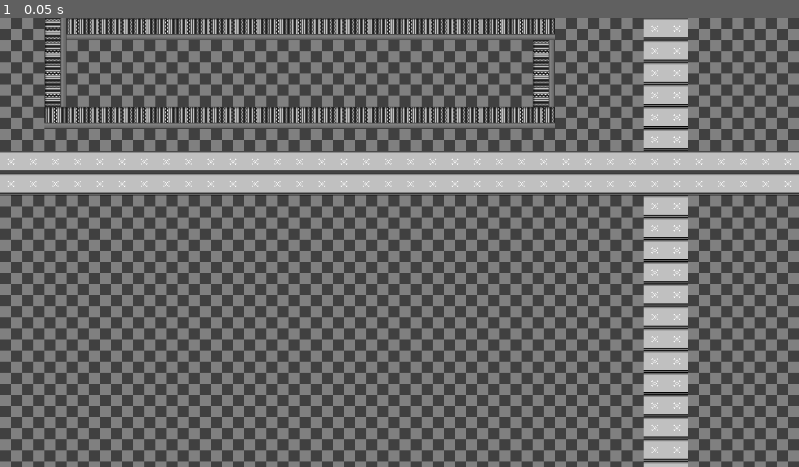
Above: before the commit, frame 1.
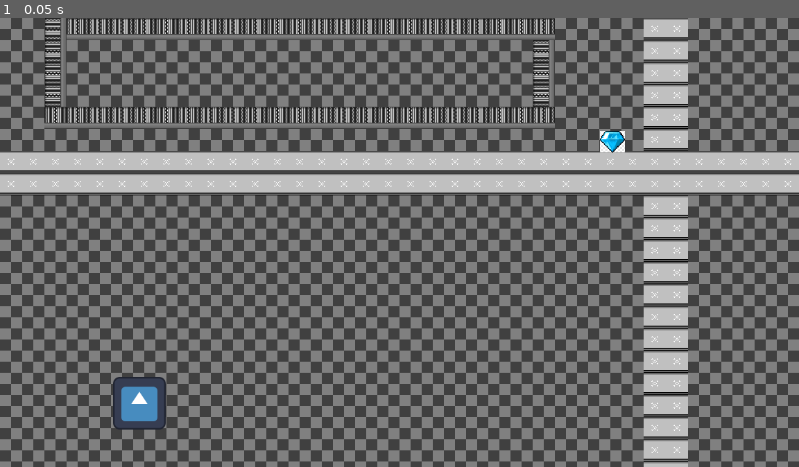
Above: after the commit, the same moment.

Repository: dareios99/berlinjam
Game: Godot game, scene res://main_level.tscn
The game is run twice, just before and just after one commit, with the same random seed, the same clock (stepped at 60 frames per second) and the same inputs. The engine's default icon, where the game draws it, is replaced by a stand-in: a white triangle on a blue panel in a dark square.
Inputs:
- Up to frame 1 (0.05 s): no input

The runs differ from the first frame. In frame 1, 0.8% of the frame differs, in the area x 14-79%, y 25-92%.

Commit message:
Added entity and some treasure

Diff:
--- a/main_level.tscn
+++ b/main_level.tscn
@@ -1,43 +1,98 @@
-[gd_scene load_steps=7 format=3 uid="uid://c6fhnw2t4jnnq"]
+[gd_scene load_steps=11 format=3 uid="uid://c6fhnw2t4jnnq"]
 
 [ext_resource type="Script" path="res://main_level.gd" id="1_78d55"]
 [ext_resource type="Texture2D" uid="uid://tcc0l00g153t" path="res://imgs/white_background.jpg" id="2_6p62r"]
 [ext_resource type="Texture2D" uid="uid://fmu4qfhrudxj" path="res://imgs/object.jpg" id="3_7r7ry"]
 [ext_resource type="Texture2D" uid="uid://cvtyiv5ldg36k" path="res://imgs/Inside Tileset.png" id="4_y34q6"]
+[ext_resource type="Script" path="res://person.gd" id="5_r8dc0"]
+[ext_resource type="Texture2D" uid="uid://cuus3ha26x7tj" path="res://icon.svg" id="6_n6pam"]
+[ext_resource type="PackedScene" uid="uid://cqv6n4k0yfpjw" path="res://shiny_object.tscn" id="7_befto"]
 
 [sub_resource type="TileSetAtlasSource" id="TileSetAtlasSource_7tqhw"]
 texture = ExtResource("4_y34q6")
 texture_region_size = Vector2i(32, 32)
 0:0/0 = 0
+0:0/0/physics_layer_0/linear_velocity = Vector2(0, 0)
+0:0/0/physics_layer_0/angular_velocity = 0.0
 1:0/next_alternative_id = 2
 1:0/0 = 0
+1:0/0/physics_layer_0/linear_velocity = Vector2(0, 0)
+1:0/0/physics_layer_0/angular_velocity = 0.0
+1:0/0/physics_layer_0/polygon_0/points = PackedVector2Array(-16, -16, -16, 16, 16, 16, 16, -16)
 1:0/1 = 1
 1:0/1/transpose = true
+1:0/1/physics_layer_0/linear_velocity = Vector2(0, 0)
+1:0/1/physics_layer_0/angular_velocity = 0.0
+1:0/1/physics_layer_0/polygon_0/points = PackedVector2Array(-16, -16, -16, 16, 16, 16, 16, -16)
 5:0/0 = 0
+5:0/0/physics_layer_0/linear_velocity = Vector2(0, 0)
+5:0/0/physics_layer_0/angular_velocity = 0.0
 6:0/0 = 0
+6:0/0/physics_layer_0/linear_velocity = Vector2(0, 0)
+6:0/0/physics_layer_0/angular_velocity = 0.0
 0:1/0 = 0
+0:1/0/physics_layer_0/linear_velocity = Vector2(0, 0)
+0:1/0/physics_layer_0/angular_velocity = 0.0
 1:1/0 = 0
+1:1/0/physics_layer_0/linear_velocity = Vector2(0, 0)
+1:1/0/physics_layer_0/angular_velocity = 0.0
 5:1/0 = 0
+5:1/0/physics_layer_0/linear_velocity = Vector2(0, 0)
+5:1/0/physics_layer_0/angular_velocity = 0.0
 6:1/0 = 0
+6:1/0/physics_layer_0/linear_velocity = Vector2(0, 0)
+6:1/0/physics_layer_0/angular_velocity = 0.0
 0:2/0 = 0
+0:2/0/physics_layer_0/linear_velocity = Vector2(0, 0)
+0:2/0/physics_layer_0/angular_velocity = 0.0
 1:2/next_alternative_id = 2
 1:2/0 = 0
+1:2/0/physics_layer_0/linear_velocity = Vector2(0, 0)
+1:2/0/physics_layer_0/angular_velocity = 0.0
+1:2/0/physics_layer_0/polygon_0/points = PackedVector2Array(-16, -16, -16, 16, 16, 16, 16, -16)
 1:2/1 = 1
 1:2/1/transpose = true
+1:2/1/physics_layer_0/linear_velocity = Vector2(0, 0)
+1:2/1/physics_layer_0/angular_velocity = 0.0
+1:2/1/physics_layer_0/polygon_0/points = PackedVector2Array(-16, -16, 16, -16, 16, 16, -16, 16)
 5:2/0 = 0
+5:2/0/physics_layer_0/linear_velocity = Vector2(0, 0)
+5:2/0/physics_layer_0/angular_velocity = 0.0
 6:2/0 = 0
+6:2/0/physics_layer_0/linear_velocity = Vector2(0, 0)
+6:2/0/physics_layer_0/angular_velocity = 0.0
 5:3/0 = 0
+5:3/0/physics_layer_0/linear_velocity = Vector2(0, 0)
+5:3/0/physics_layer_0/angular_velocity = 0.0
 6:3/0 = 0
+6:3/0/physics_layer_0/linear_velocity = Vector2(0, 0)
+6:3/0/physics_layer_0/angular_velocity = 0.0
 5:4/0 = 0
+5:4/0/physics_layer_0/linear_velocity = Vector2(0, 0)
+5:4/0/physics_layer_0/angular_velocity = 0.0
 6:4/0 = 0
+6:4/0/physics_layer_0/linear_velocity = Vector2(0, 0)
+6:4/0/physics_layer_0/angular_velocity = 0.0
 5:5/0 = 0
+5:5/0/physics_layer_0/linear_velocity = Vector2(0, 0)
+5:5/0/physics_layer_0/angular_velocity = 0.0
 6:5/0 = 0
+6:5/0/physics_layer_0/linear_velocity = Vector2(0, 0)
+6:5/0/physics_layer_0/angular_velocity = 0.0
 5:6/0 = 0
+5:6/0/physics_layer_0/linear_velocity = Vector2(0, 0)
+5:6/0/physics_layer_0/angular_velocity = 0.0
 6:6/0 = 0
+6:6/0/physics_layer_0/linear_velocity = Vector2(0, 0)
+6:6/0/physics_layer_0/angular_velocity = 0.0
 
 [sub_resource type="TileSet" id="TileSet_kic0c"]
 tile_size = Vector2i(32, 32)
+physics_layer_0/collision_layer = 2
 sources/1 = SubResource("TileSetAtlasSource_7tqhw")
+
+[sub_resource type="CircleShape2D" id="CircleShape2D_poasi"]
+radius = 41.3038
 
 [node name="main_level" type="Node2D"]
 script = ExtResource("1_78d55")
@@ -65,7 +120,7 @@
 texture = ExtResource("3_7r7ry")
 
 [node name="object4" type="Sprite2D" parent="map/background"]
-position = Vector2(-448.071, 149.624)
+position = Vector2(-455.7, 168.079)
 scale = Vector2(0.508607, 0.335259)
 texture = ExtResource("3_7r7ry")
 
@@ -74,3 +129,24 @@
 cell_quadrant_size = 32
 format = 2
 layer_0/tile_data = PackedInt32Array(0, 1, 0, 65537, 1, 0, 65538, 65537, 65536, 131074, 65537, 65536, 131075, 1, 0, 196 …(18329 unchanged characters)…
+
+[node name="person" type="CharacterBody2D" parent="."]
+script = ExtResource("5_r8dc0")
+
+[node name="CollisionShape2D" type="CollisionShape2D" parent="person"]
+position = Vector2(202, 556)
+shape = SubResource("CircleShape2D_poasi")
+
+[node name="texture" type="Sprite2D" parent="person"]
+position = Vector2(201, 556)
+scale = Vector2(0.59375, 0.59375)
+texture = ExtResource("6_n6pam")
+
+[node name="treasure" type="Node2D" parent="."]
+position = Vector2(737, -48)
+
+[node name="shiny_object1" parent="treasure" instance=ExtResource("7_befto")]
+position = Vector2(11, -8)
+
+[node name="shiny_object2" parent="treasure" instance=ExtResource("7_befto")]
+position = Vector2(127, 210)
--- /dev/null
+++ b/person.gd
@@ -0,0 +1,31 @@
+extends CharacterBody2D
+
+@onready var treasure_container = $"../treasure"
+
+
+func _ready() -> void:
+	pass
+
+
+
+func _physics_process(delta):
+	var target:Node2D
+	for diamond in treasure_container.get_children():
+		if _check_line_of_sight(diamond):
+			print("Found " + str(diamond.name))
+
+
+
+func _check_line_of_sight(with_object:Node2D) -> bool:
+	if !is_instance_valid(with_object):
+		return false
+
+	var space_state = get_world_2d().direct_space_state
+	var query = PhysicsRayQueryParameters2D.create(global_position, with_object.global_position)
+	query.exclude = [self]
+	var result = space_state.intersect_ray(query)
+
+	if result.is_empty():
+		return false
+
+	return true
--- a/project.godot
+++ b/project.godot
@@ -14,3 +14,8 @@
 run/main_scene="res://main_level.tscn"
 config/features=PackedStringArray("4.1", "Forward Plus")
 config/icon="res://icon.svg"
+
+[layer_names]
+
+2d_physics/layer_1="People"
+2d_physics/layer_2="Terrain"
--- /dev/null
+++ b/shiny_object.tscn
@@ -0,0 +1,17 @@
+[gd_scene load_steps=3 format=3 uid="uid://cqv6n4k0yfpjw"]
+
+[ext_resource type="Texture2D" uid="uid://bksugglsx11bn" path="res://imgs/diamond.png" id="1_codw7"]
+
+[sub_resource type="CircleShape2D" id="CircleShape2D_deqxj"]
+radius = 17.0294
+
+[node name="object" type="Area2D"]
+
+[node name="CollisionShape2D" type="CollisionShape2D" parent="."]
+position = Vector2(20, 18)
+shape = SubResource("CircleShape2D_deqxj")
+
+[node name="Sprite2D" type="Sprite2D" parent="."]
+position = Vector2(19.0722, 16.375)
+scale = Vector2(0.0399204, 0.0407431)
+texture = ExtResource("1_codw7")
Binary file added: imgs/diamond.png
Not shown, added: imgs/diamond.png.import
